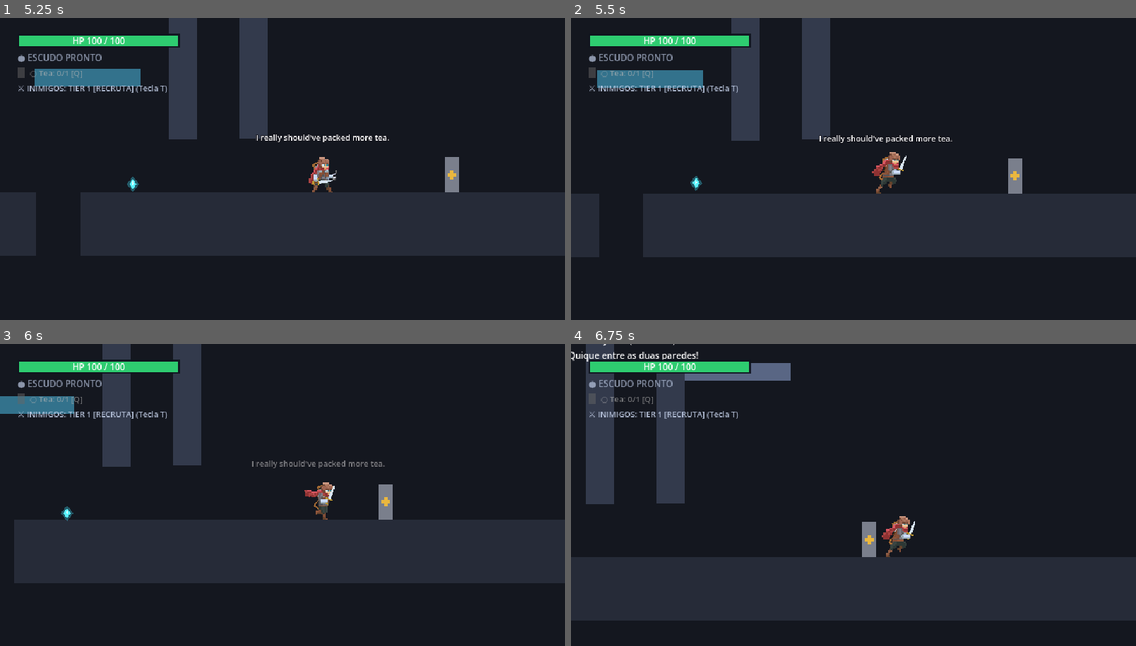
Above: before the commit, frames 1-4 (two rows, left to right).
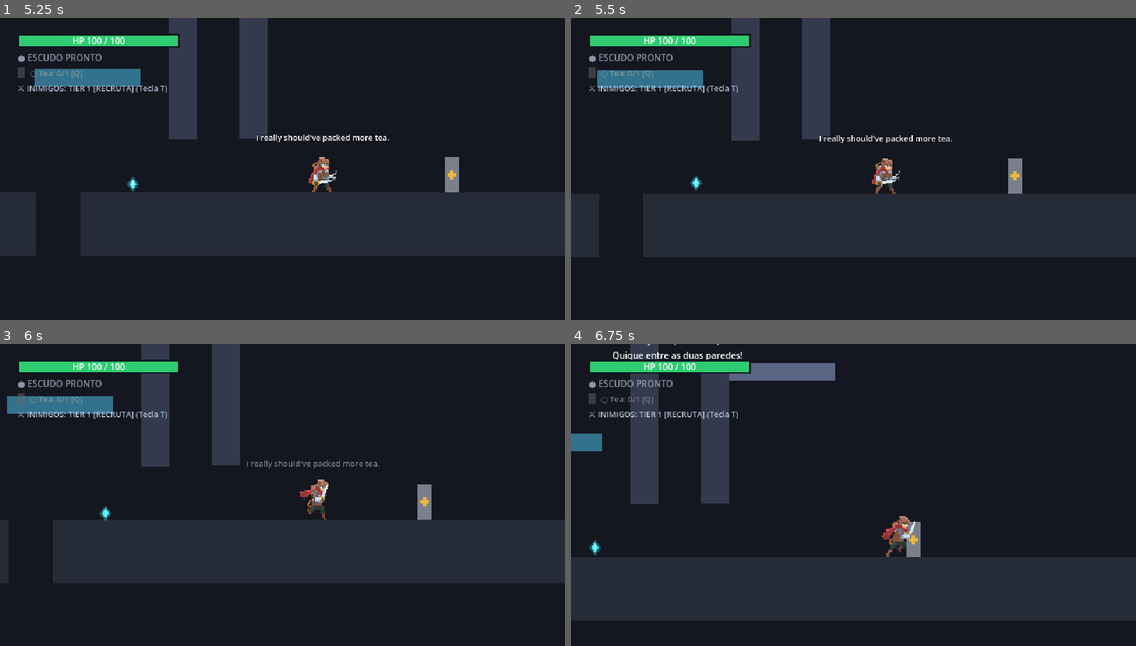
Above: after the commit, the same moments.

Repository: Theadrill/Godot-Roguelike-Prototype
Game: Godot game, scene res://src/world/movement_gym.tscn
Two runs of this game, one before a commit and one after it. Both use one fixed random seed, a clock stepped at 60 frames per second and the inputs below.
Inputs (mouse positions are in pixels of both pictures, inside the frame that each line leads up to):
- Up to frame 1 (5.25 s): tap A (move_left) at 0.5, 1.25, 2 s; move the mouse to (254, 241) at 0.52 s; hold Q (heal) 0.53-1.28 s; hold D (move_right) 0.53-2.03 s; click (254, 241) at 0.67 s; tap Space (jump) at 0.77, 1.52, 3.02, 3.77, 4.52 s; move the mouse to (452, 223) at 1.27 s; click (452, 223) at 1.35 s; tap Q (heal) at 1.55, 2.3, 2.85, 3.8, 4.55 s; move the mouse to (113, 129) at 2.02 s; hold Right mouse button (defend) 2.03-2.78 s; hold A (move_left) 2.03-4.28 s; move the mouse to (310, 178) at 2.77 s; click (310, 178) at 2.92 s; move the mouse to (197, 96) at 3.52 s; hold E (interact) 3.53-4.28 s; move the mouse to (406, 159) at 4.27 s; hold D (move_right) from 4.28 s (still down); tap Keypad 2 (look_down) at 4.35 s; move the mouse to (169, 193) at 5.02 s; hold Q (heal) from 5.03 s (still down); tap Keypad 4 (look_left) at 5.1 s; click (169, 193) at 5.17 s
- Up to frame 2 (5.5 s): keep holding D (move_right); keep holding Q (heal)
- Up to frame 3 (6 s): keep holding D (move_right); move the mouse to (339, 431) at 5.77 s; release Q (heal) at 5.78 s; tap Keypad 6 (look_right) at 5.85 s
- Up to frame 4 (6.75 s): keep holding D (move_right); tap Space (jump) at 6.02 s; tap Q (heal) at 6.05 s; move the mouse to (825, 567) at 6.52 s; hold Keypad 8 (look_up) from 6.53 s (still down)

Frame 1 is identical in both runs. In frame 2, 0.4% of the frame differs, in the area x 53-60%, y 44-59%; in frame 3, 11%, in the area x 0-77%, y 0-80%; in frame 4, 10%.

Commit message:
feat(heal): hold empty bottle preview pose while heal button is held

Diff:
--- a/src/entities/player/states/heal_state.gd
+++ b/src/entities/player/states/heal_state.gd
@@ -91,7 +91,7 @@
 			return
 		player.velocity.x = 0.0
 		channel_timer += delta
-		if channel_timer >= EMPTY_PREVIEW_DURATION:
+		if not Input.is_action_pressed("heal") and channel_timer >= EMPTY_PREVIEW_DURATION:
 			state_machine.transition_to("idle")
 		return
 
